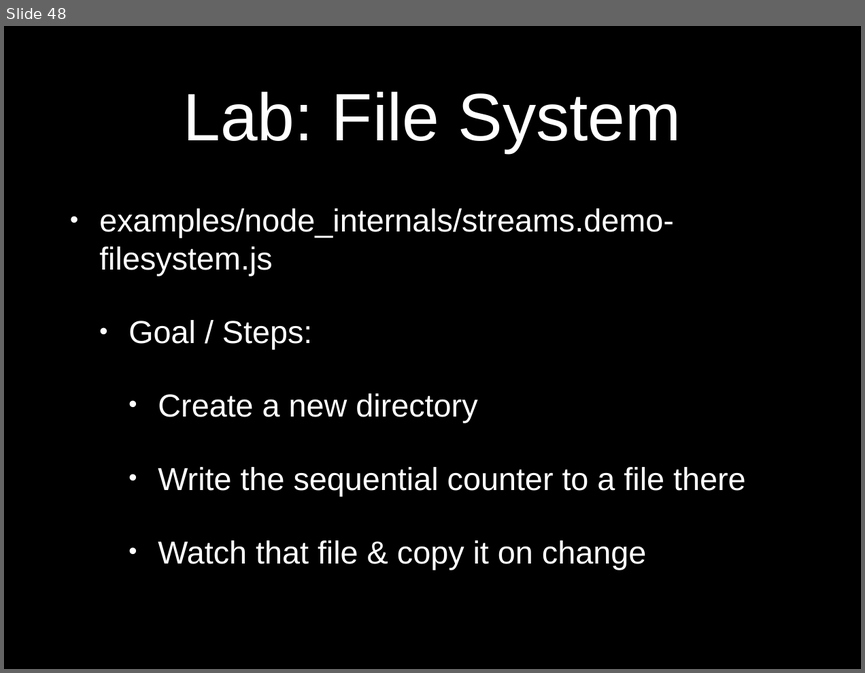
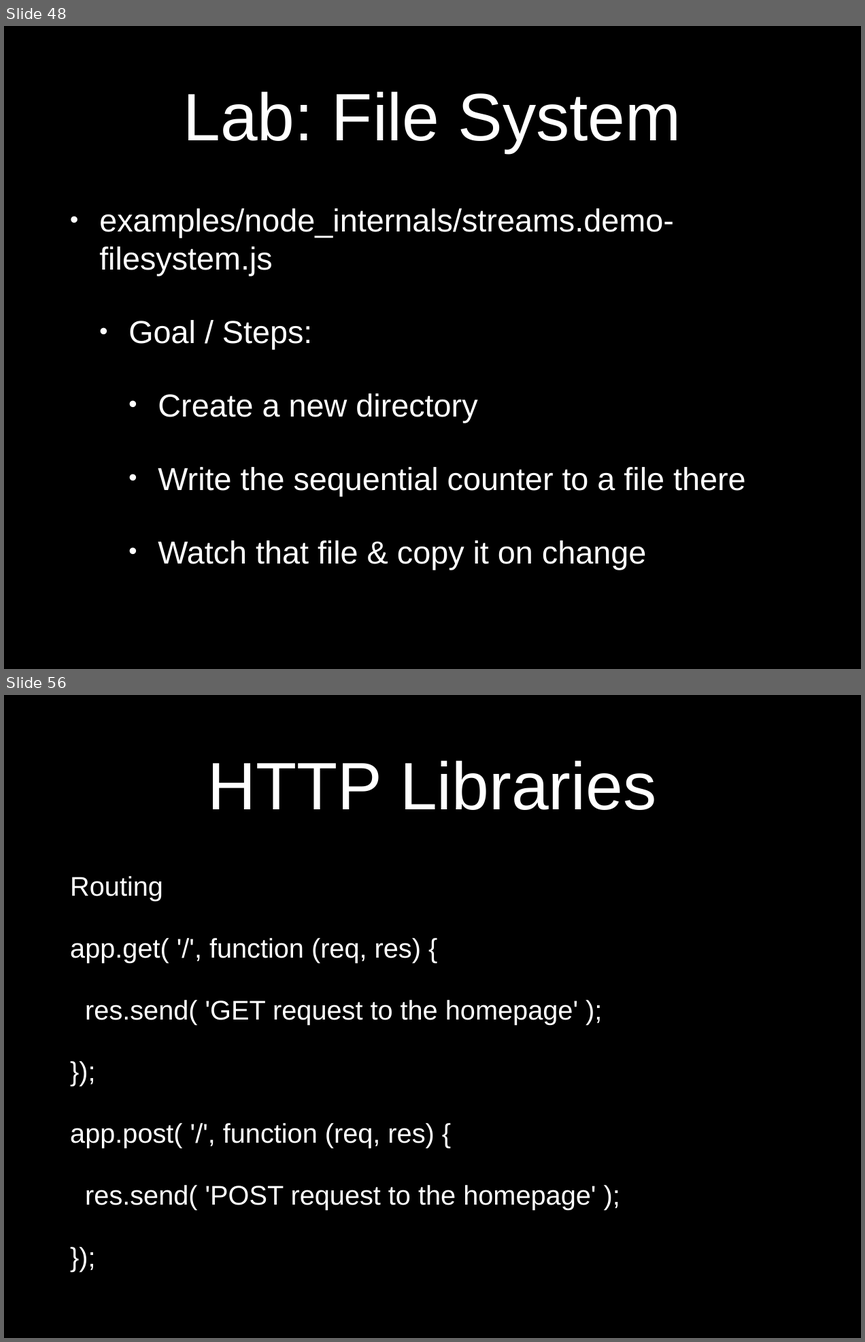
Before and after one commit to eliasjames/training-node-backbone, a slide deck: slides/NodeBackboneDay1.pptx. Shown one above the other, each under a label of ours: slide 48 before the commit, slides 48 and 56 after it; the slides between them are not shown. The pictures are 865x673 and 865x1342 pixels, drawn with LibreOffice and Linux fonts; fonts in the diff are those of the drawing. Boxes give left, top, right and bottom in pixels: in the first picture for what was removed or moved away, otherwise in the second. Text is boxed around its words. In the diff, an @@ line names an element or a change of style, - is before the commit and + after.

```diff
--- a/slides/NodeBackboneDay1.pptx
+++ b/slides/NodeBackboneDay1.pptx
@@ slide 56 added at (4, 695, 861, 1338), background #000000 @@
@@ title added at (208, 760, 656, 810), 80 pt, text #FFFFFF @@
+HTTP Libraries
@@ text added at (70, 876, 596, 1210), 32.3 pt, text #FFFFFF @@
+Routing
+app.get( '/', function (req, res) {
+res.send( 'GET request to the homepage' );
+});
+app.post( '/', function (req, res) {
+res.send( 'POST request to the homepage' );
+});
```
Also in this commit, not shown: 10 other slides added.
